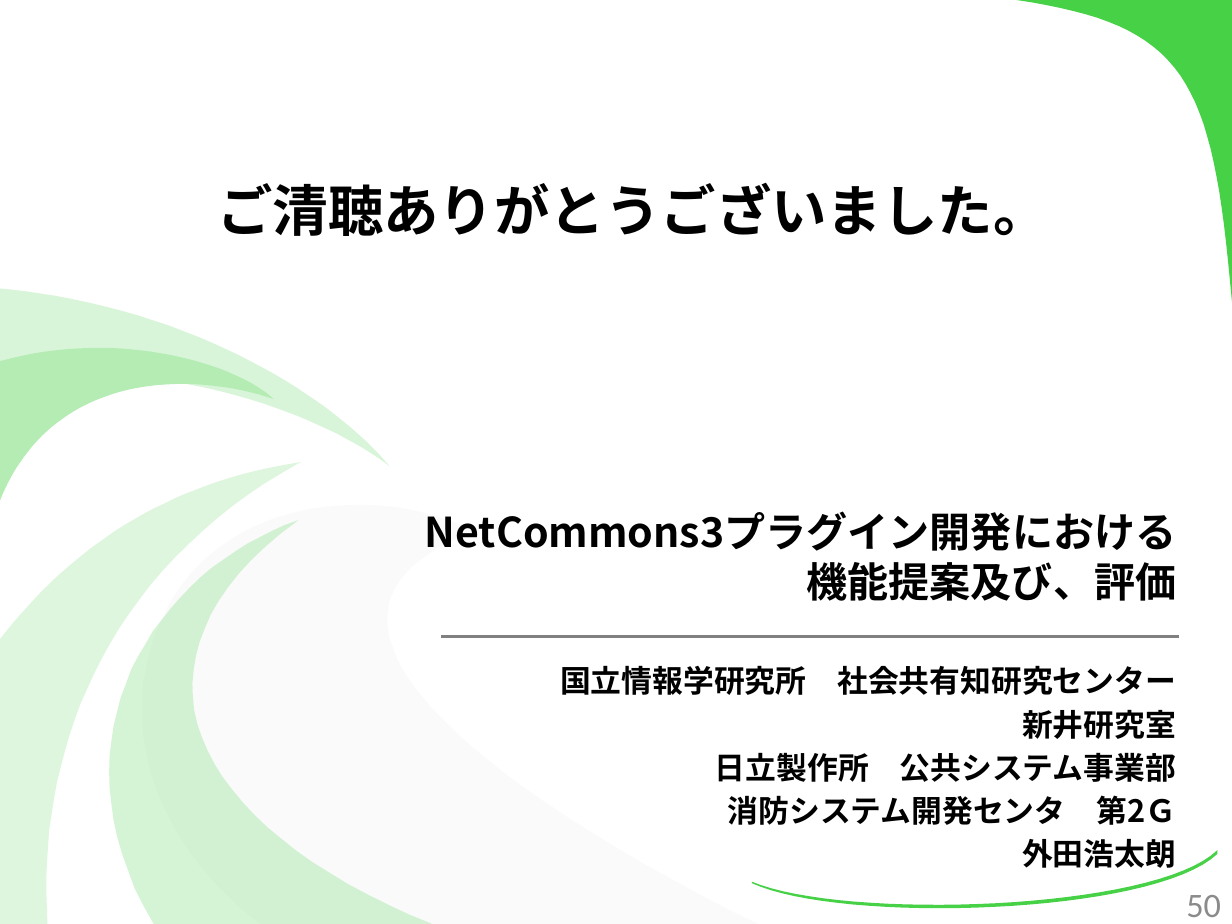
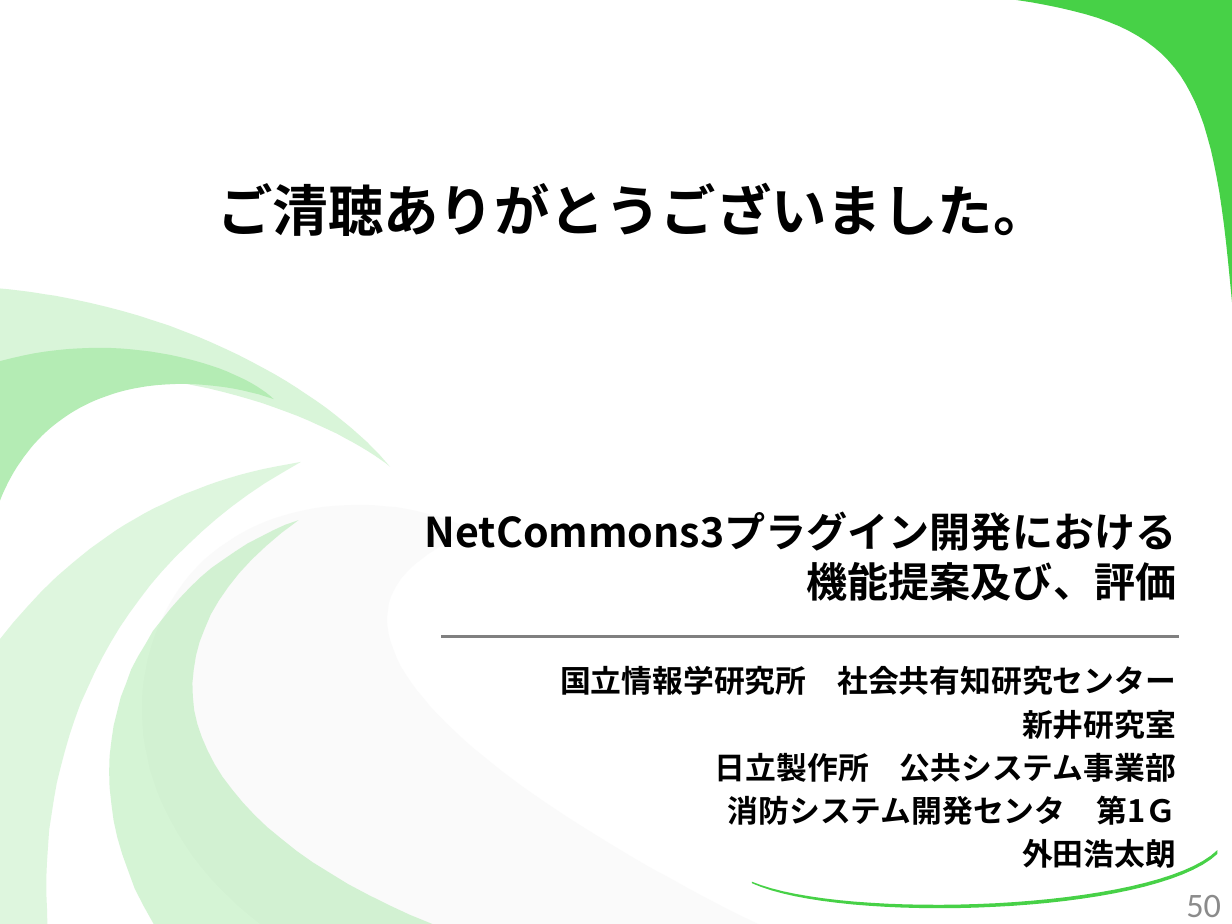
Before and after one commit to kotaro0717/Report-Management, a slide deck: slide 50 of PowerPoint/report_hokada.pptx. Drawn at 1232x924 pixels with LibreOffice and Linux fonts; fonts in the diff are those of the drawing. Boxes give left, top, right and bottom in pixels: in the first picture for what was removed or moved away, otherwise in the second. Text is boxed around its words. In the diff, an @@ line names an element or a change of style, - is before the commit and + after.

```diff
--- a/PowerPoint/report_hokada.pptx
+++ b/PowerPoint/report_hokada.pptx
@@ text at bbox=[728, 795, 1176, 825]: text changed @@
-消防システム開発センタ 第2Ｇ
+消防システム開発センタ 第1Ｇ
```
Also in this commit, not shown: 3 other slides changed, 2 other files.
